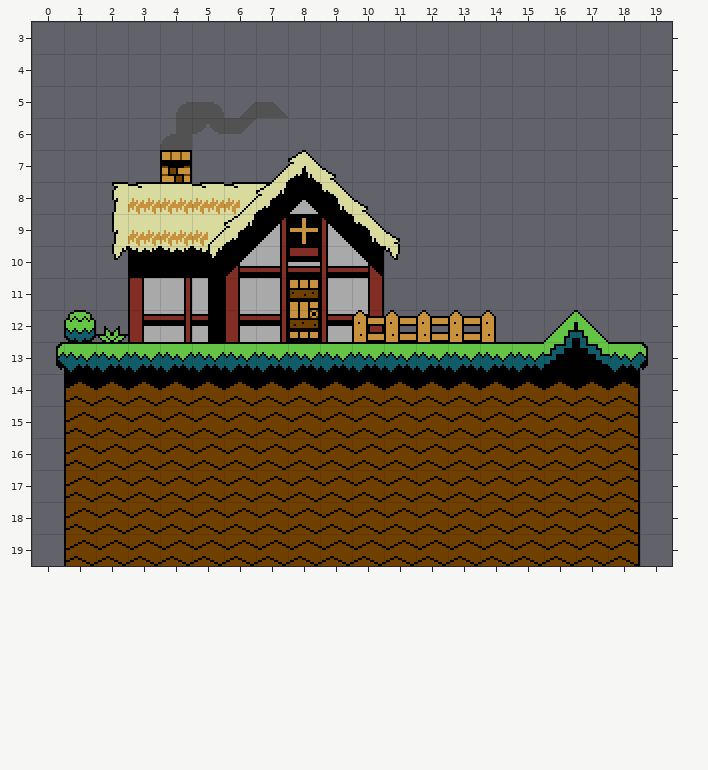
Tiled map -- maps/outside.tmx. The picture above was drawn from the file before the commit.
Cells are 16x16 px. Shown: x 0..19, y 3..19.
After the commit:
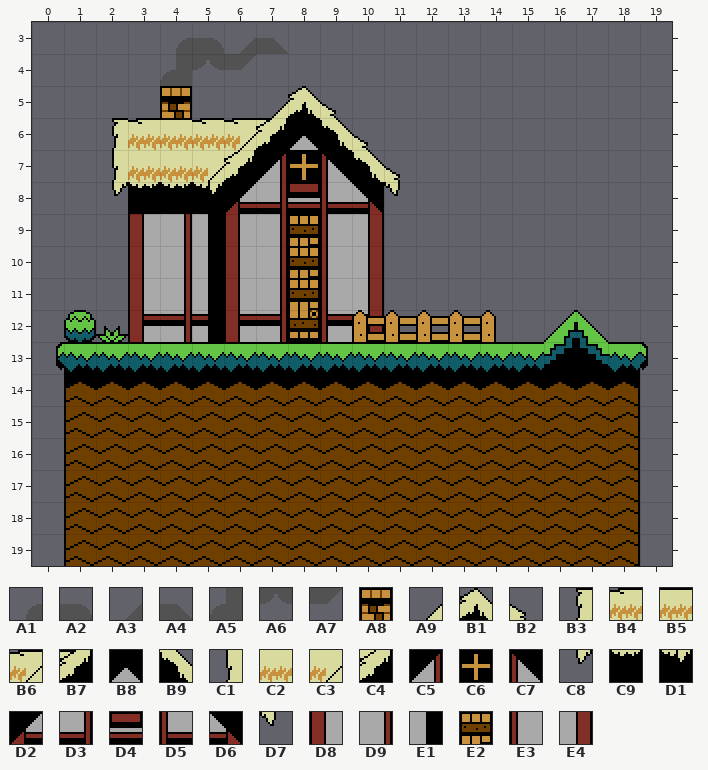
Key: from "village": A1 3140, A2 3141, A3 3142, A4 3143, A5 3204, A6 3205, A7 3206, A8 3268, A9 3271, B1 3272, B2 3273, B3 3330, B4 3331, B5 3332, B6 3334, B7 3335, B8 3336, B9 3337, C1 3394, C2 3395, C3 3397, C4 3398, C5 3399, C6 3400, C7 3401, C8 3458, C9 3459, D1 3461, D2 3462, D3 3463, D4 3464, D5 3465, D6 3466, D7 3467, D8 3523, D9 3524, E1 3525, E2 3528, E3 3529, E4 3530.
__ is an empty cell.
Change:
Layer "main":
y 3: x 4..7 __ __ __ __ -> A1 A2 A3 A4
y 4: x 4..6 __ __ __ -> A5 A6 A7
y 5: x 4..9 A1 A2 A3 A4 __ __ -> A8 __ __ A9 B1 B2
y 6: x 2..10 __ __ A5 A6 A7 __ __ __ __ -> B3 B4 B5 B4 B6 B7 B8 B9 B2
y 7: x 2..11 __ __ A8 __ __ A9 B1 B2 __ __ -> C1 C2 C2 C3 C4 C5 C6 C7 B9 B2
y 8: x 2..11 B3 B4 B5 B4 B6 B7 B8 B9 B2 __ -> C8 C9 C9 D1 D2 D3 D4 D5 D6 D7
y 9: x 2..11 C1 C2 C2 C3 C4 C5 C6 C7 B9 B2 -> __ D8 D9 E1 D8 D9 E2 E3 E4 __
y 10: x 2..11 C8 C9 C9 D1 D2 D3 D4 D5 D6 D7 -> __ D8 D9 E1 D8 D9 E2 E3 E4 __
Changed places in both pictures, as pixel boxes (x1, y1, x2, y2):
changed: (112, 38, 400, 278)
